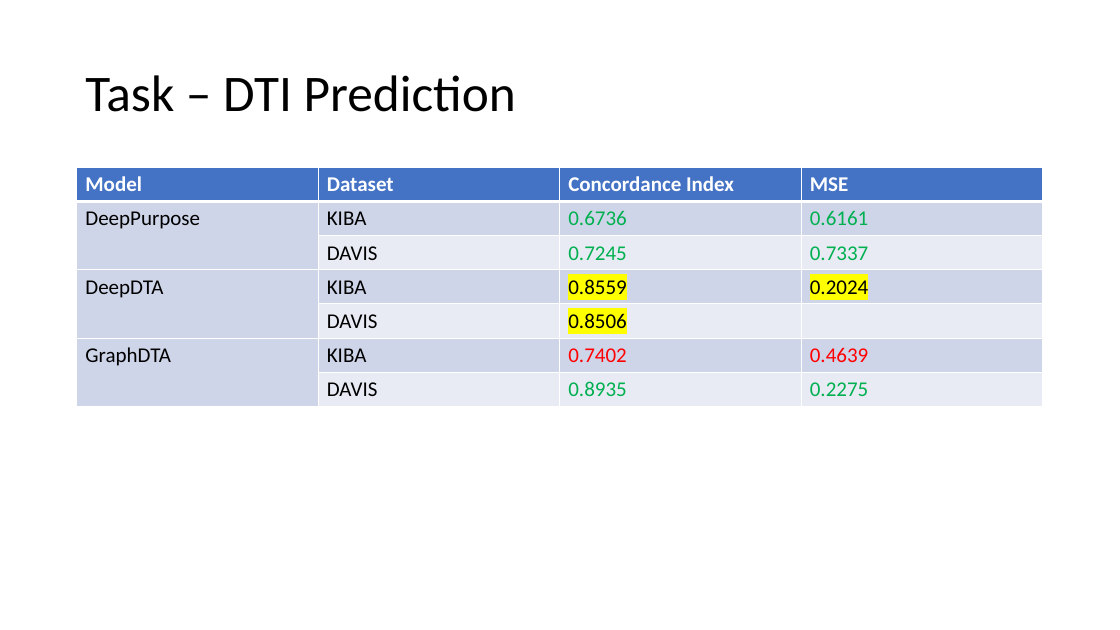
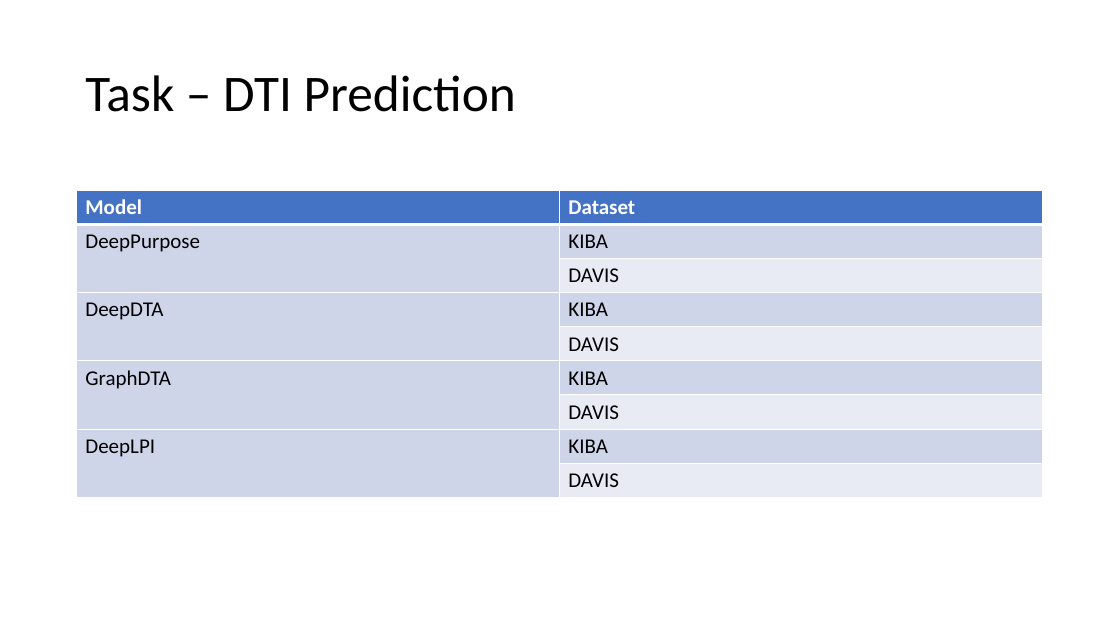
Before and after one commit to debnathk/articles, a slide deck: slide 10 of articles.pptx (slide 8 before the commit). Drawn at 1120x630 pixels with LibreOffice and Linux fonts; fonts in the diff are those of the drawing. Boxes give left, top, right and bottom in pixels: in the first picture for what was removed or moved away, otherwise in the second. Text is boxed around its words. In the diff, an @@ line names an element or a change of style, - is before the commit and + after.

```diff
--- a/articles.pptx
+++ b/articles.pptx
@@ table at <box>77,191,1044,497</box> @@
-Model | Dataset | Concordance Index | MSE
-DeepPurpose | KIBA | 0.6736 | 0.6161
- | DAVIS | 0.7245 | 0.7337
-DeepDTA | KIBA | 0.8559 | 0.2024
- | DAVIS | 0.8506 | 
-GraphDTA | KIBA | 0.7402 | 0.4639
- | DAVIS | 0.8935 | 0.2275
+Model | Dataset
+DeepPurpose | KIBA
+ | DAVIS
+DeepDTA | KIBA
+ | DAVIS
+GraphDTA | KIBA
+ | DAVIS
+DeepLPI | KIBA
+ | DAVIS
@@ table: place and size @@
-table at <box>77,168,1045,406</box>
+table at <box>77,191,1044,497</box>
```
Also in this commit, not shown: 5 other slides changed, 2 slides added, 16 other files.
